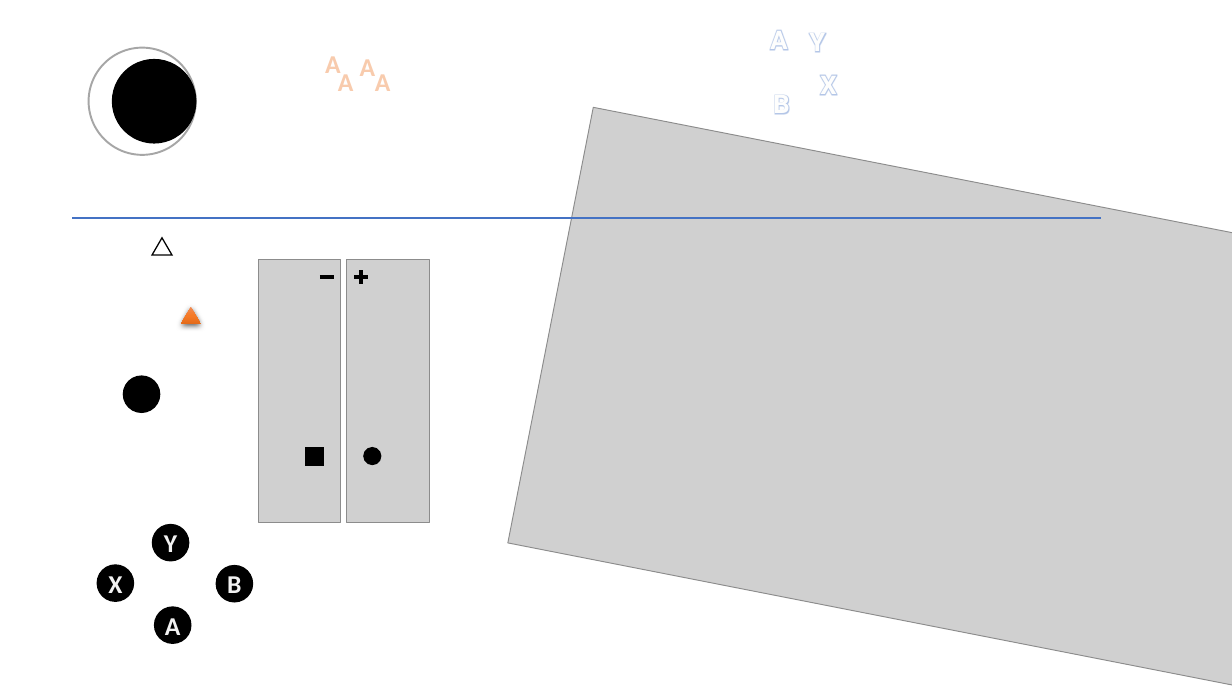
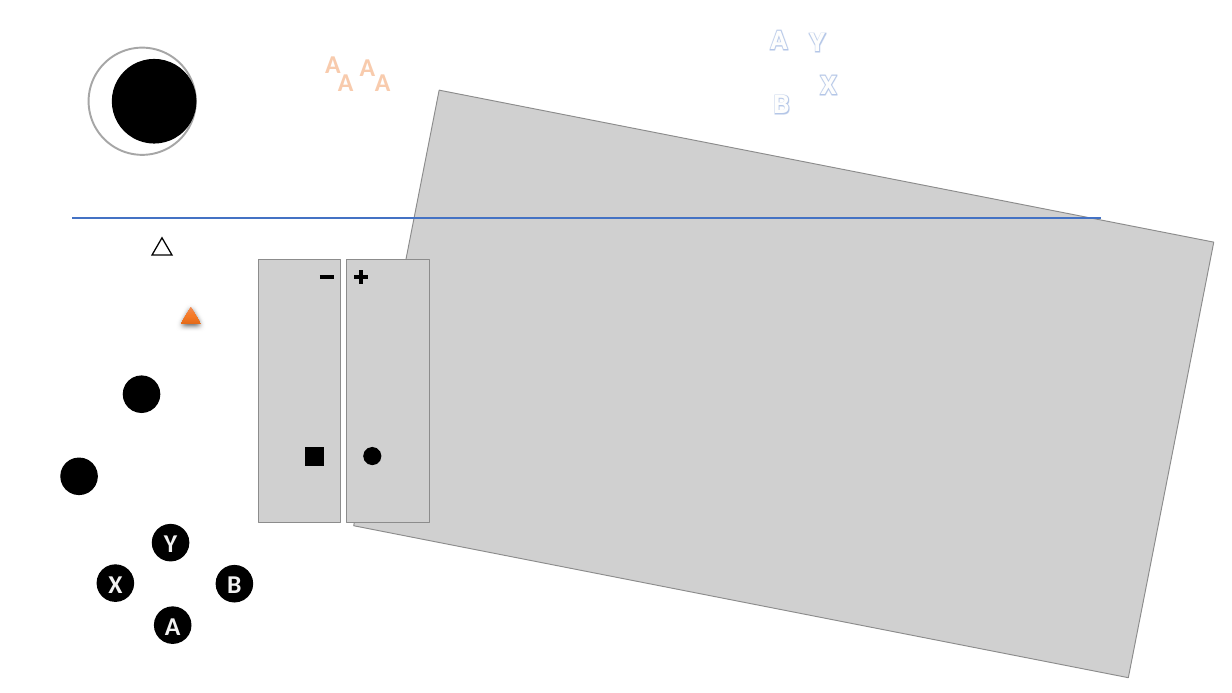
Before and after one commit to ANCrowther/BewareApp, a slide deck: slide 6 of Beware/Content/designs.pptx. Drawn at 1232x693 pixels with LibreOffice and Linux fonts; fonts in the diff are those of the drawing; grey boxes stand for pictures. Boxes give left, top, right and bottom in pixels: in the first picture for what was removed or moved away, otherwise in the second. Text is boxed around its words. In the diff, an @@ line names an element or a change of style, - is before the commit and + after.

```diff
--- a/Beware/Content/designs.pptx
+++ b/Beware/Content/designs.pptx
@@ picture: place and size @@
-picture at bbox=[508, 107, 1232, 693]
+picture at bbox=[354, 90, 1214, 677]
@@ ellipse added at bbox=[61, 458, 97, 494], fill #000000, outline #000000 1 pt @@
```
Also in this commit, not shown: 1 slide added, 1 slide removed, 42 other files.
